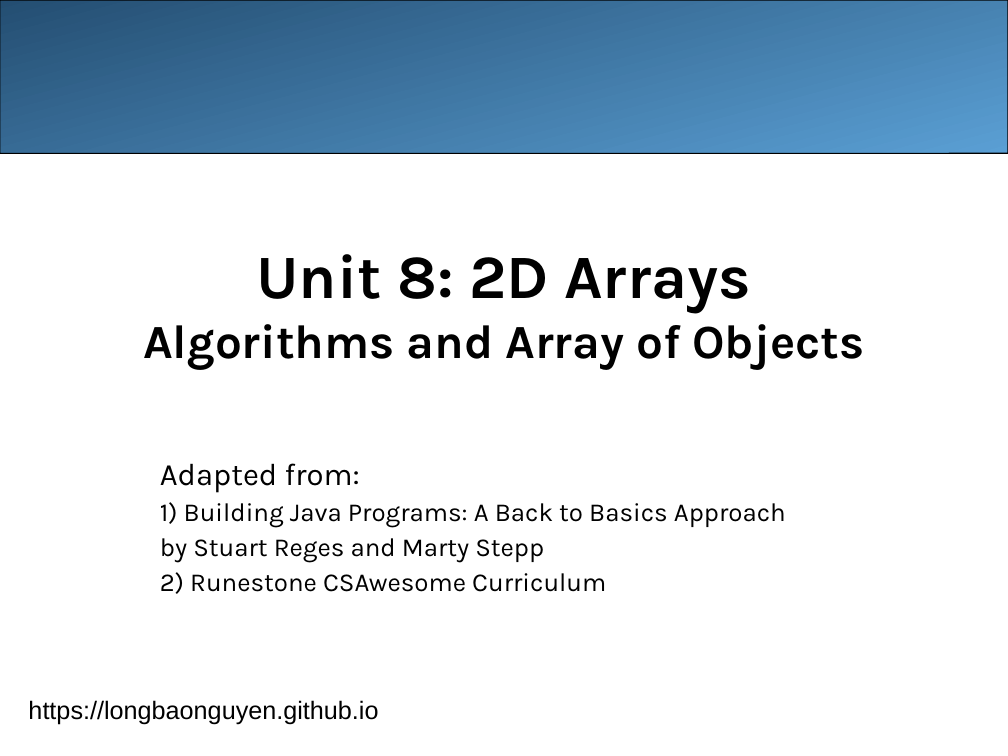
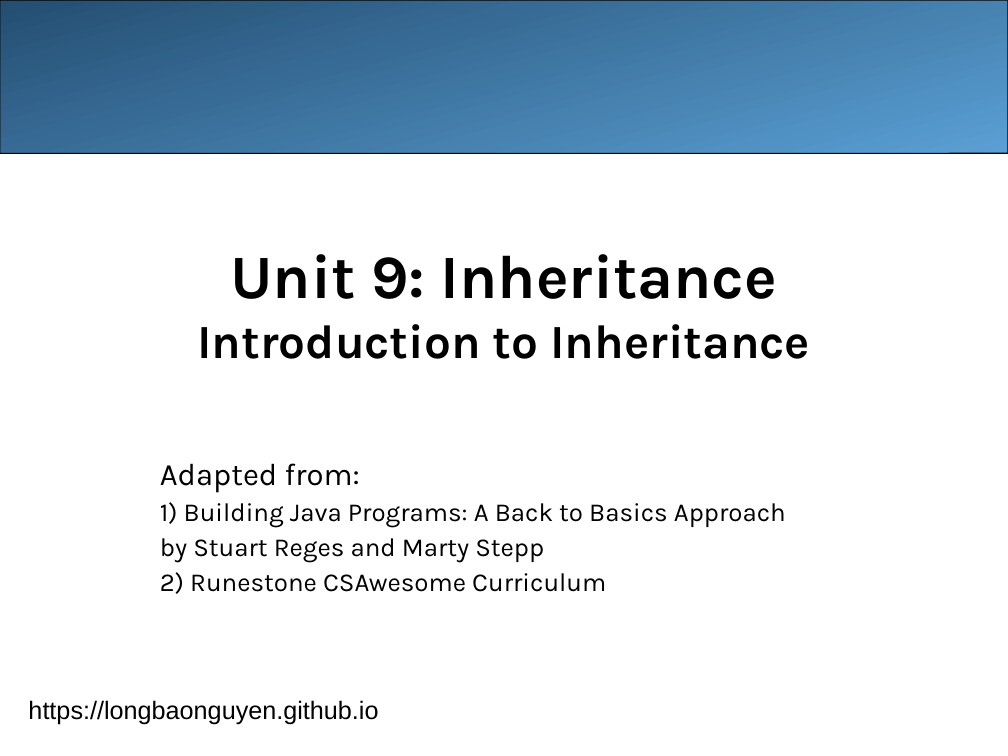
Before and after one commit to LongBaoNguyen/longbaonguyen.github.io, a slide deck: slide 1 of courses/apcsa/lecture21.ppt. Drawn at 1008x756 pixels with LibreOffice and Linux fonts; fonts in the diff are those of the drawing. Boxes give left, top, right and bottom in pixels: in the first picture for what was removed or moved away, otherwise in the second. Text is boxed around its words. In the diff, an @@ line names an element or a change of style, - is before the commit and + after.

```diff
--- a/courses/apcsa/lecture21.ppt
+++ b/courses/apcsa/lecture21.ppt
@@ title at (x1=198, y1=254, x2=811, y2=359): text changed @@
-Unit 8: 2D Arrays
-Algorithms and Array of Objects
+Unit 9: Inheritance
+Introduction to Inheritance
```
Also in this commit, not shown: 25 slides added, 24 slides removed, 21 other files.
